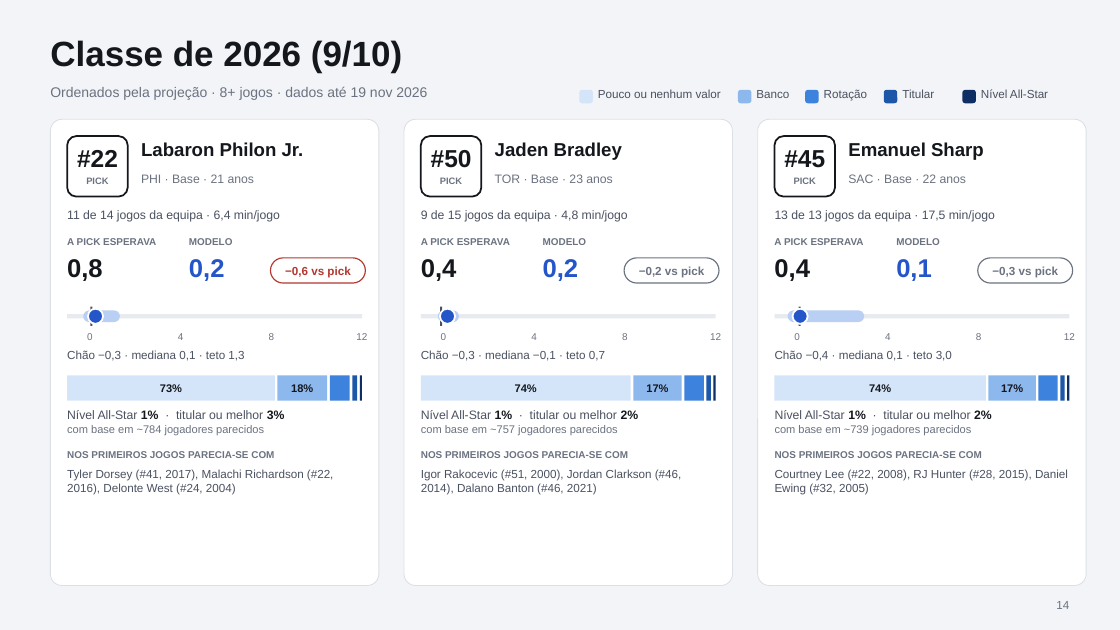
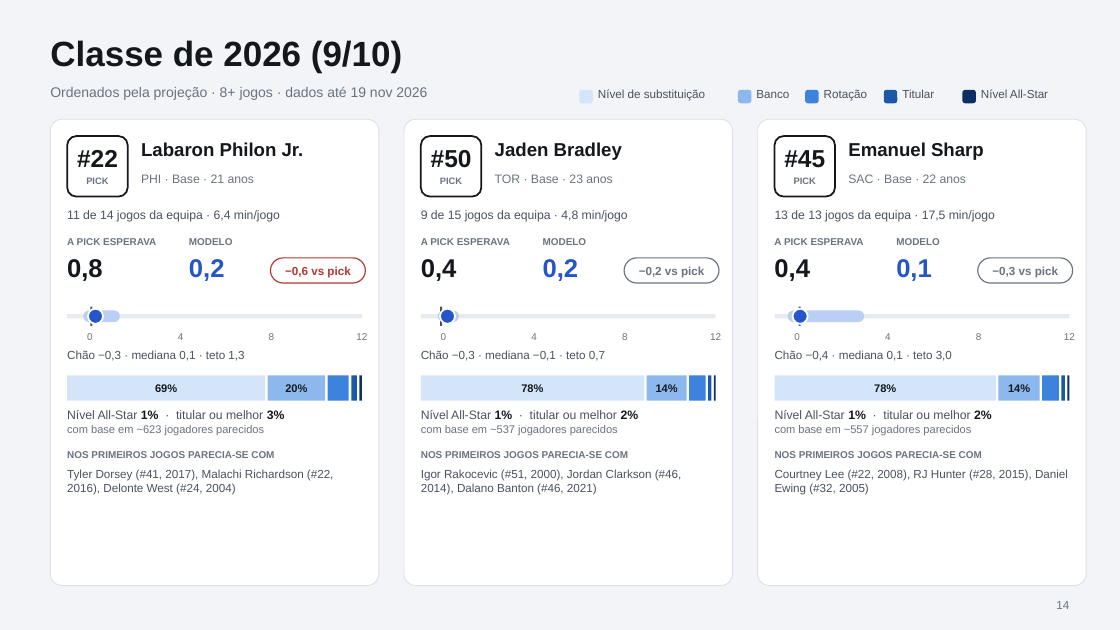
Before and after one commit to coelho121/rookie-projection, a slide deck: slide 14 of reports/rookies_2026_cards.pptx. Drawn at 1120x630 pixels with LibreOffice and Linux fonts; fonts in the diff are those of the drawing. Boxes give left, top, right and bottom in pixels: in the first picture for what was removed or moved away, otherwise in the second. Text is boxed around its words. In the diff, an @@ line names an element or a change of style, - is before the commit and + after.

```diff
--- a/reports/rookies_2026_cards.pptx
+++ b/reports/rookies_2026_cards.pptx
@@ text at box(598, 89, 705, 101): text changed @@
-Pouco ou nenhum valor
+Nível de substituição
@@ rectangle: place and size @@
-rectangle at box(67, 376, 275, 401)
+rectangle at box(67, 376, 266, 401)
@@ text at box(155, 384, 177, 392): text changed @@
-73%
+69%
@@ rectangle: place and size @@
-rectangle at box(277, 376, 328, 401)
+rectangle at box(268, 376, 325, 401)
@@ text at box(285, 384, 307, 392): text changed @@
-18%
+20%
@@ rectangle: place and size @@
-rectangle at box(421, 376, 631, 401)
+rectangle at box(421, 376, 644, 401)
@@ text at box(521, 384, 543, 392): text changed @@
-74%
+78%
@@ rectangle: place and size @@
-rectangle at box(634, 376, 682, 401)
+rectangle at box(647, 376, 687, 401)
@@ text at box(656, 384, 678, 392): text changed @@
-17%
+14%
@@ rectangle: place and size @@
-rectangle at box(685, 376, 704, 401)
+rectangle at box(689, 376, 705, 401)
@@ rectangle: place and size @@
-rectangle at box(775, 376, 986, 401)
+rectangle at box(775, 376, 996, 401)
@@ text at box(874, 384, 896, 392): text changed @@
-74%
+78%
@@ rectangle: place and size @@
-rectangle at box(989, 376, 1037, 401)
+rectangle at box(999, 376, 1040, 401)
@@ text at box(1008, 384, 1030, 392): text changed @@
-17%
+14%
@@ rectangle: place and size @@
-rectangle at box(1038, 376, 1058, 401)
+rectangle at box(1043, 376, 1060, 401)
@@ text at box(67, 425, 264, 435): text changed @@
-com base em ~784 jogadores parecidos
+com base em ~623 jogadores parecidos
@@ text at box(421, 425, 618, 435): text changed @@
-com base em ~757 jogadores parecidos
+com base em ~537 jogadores parecidos
@@ text at box(775, 425, 971, 435): text changed @@
-com base em ~739 jogadores parecidos
+com base em ~557 jogadores parecidos
```
Also in this commit, not shown: 14 other slides changed, 10 other files.
